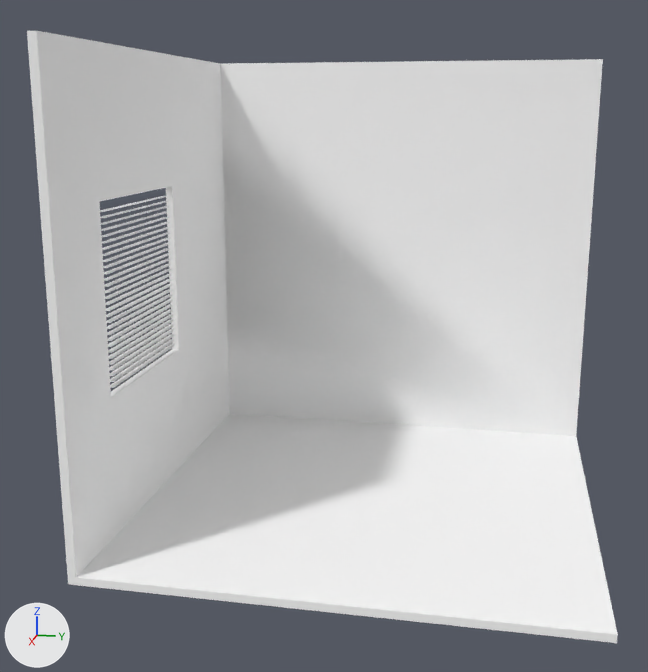
One commit to the COLLADA model source/three/hacker_room.dae: the scene before it, then after it.
Camera for both pictures: a 50 mm lens placed at (7.46, 2.37, 2.63), pointed at (1.64, 1.2, 1.18). Lighting does not change. The marker at lower left points along +X, +Y and +Z. Where no turn or scale is listed for an object, it has been applied to the vertices.

In view in the first picture: 'SketchUp'.
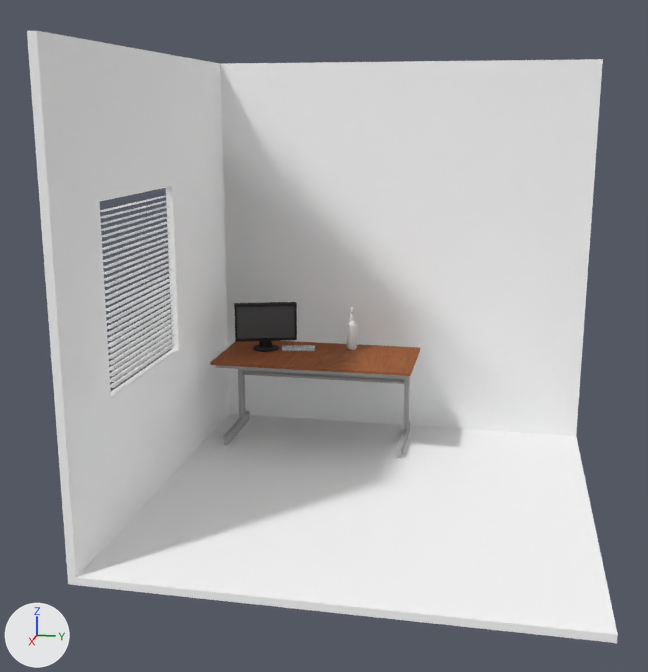
Commit message: hacker room

Pixel boxes (x1, y1, x2, y2) of what changed, in the pictures (648 x 672 px):
'JERKER_Schreibtisch', added: after (210, 341, 420, 458)
    faces in mat_wood_cherry (picture img_wood_cherry__jpg): (210, 341, 420, 376)
    faces in mat_material_8 (grey #b3b3b3): (216, 365, 410, 458)
'LCD_Panel', added (black): after (234, 302, 297, 342)
    faces in mat_0135_darkgray (dark grey #515151): (237, 306, 295, 339)
    faces in mat_0136_charcoal (black #232323): (234, 302, 297, 342)
'group_0', added: after (347, 307, 357, 350)
'LCD_Stand', added: after (253, 341, 279, 352)
'Apple_Wireless_Keyboard__US_layout_', added: after (282, 345, 315, 351)

Diff of the bpy script that builds the scene:
```diff
--- a/source/three/hacker_room.dae.py
+++ b/source/three/hacker_room.dae.py
@@ ob_group_0 @@
+ob_group_0 = bpy.data.objects.new('group_0', me_group_0)  # 432 vertices, 860 faces; spans x -0.049..0.036, y 0.017..0.102, z 0.0..0.36; in mat_laphroaigquartercask_bottle (its picture is missing)
+ob_group_0.location = (0.229, 1.1, 0.719)
@@ ob_apple_wireless_keyboard__us_layout @@
+ob_apple_wireless_keyboard__us_layout = bpy.data.objects.new('Apple_Wireless_Keyboard__US_layout_', me_apple_wireless_keyboard__us_layout)  # 4485 vertices, 9016 faces; spans x -0.155..0.027, y -0.163..0.136, z 0.0..0.018; in mat_keybd_rs (picture img_keybd_rs_png), mat_material (white #ffffff), mat_keybd_us (picture img_keybd_us_png), mat_keybd_ls (picture img_keybd_ls_png)
+ob_apple_wireless_keyboard__us_layout.location = (0.372, 0.731, 0.72)
@@ ob_lcd_stand @@
+ob_lcd_stand = bpy.data.objects.new('LCD_Stand', me_lcd_stand)  # 132 vertices, 278 faces; spans x -0.248..-0.028, y -0.038..0.182, z 0.0..0.162; in mat_0136_charcoal (black #232323)
+ob_lcd_stand.location = (0.488, 0.376, 0.72)
@@ ob_lcd_panel @@
+ob_lcd_panel = bpy.data.objects.new('LCD_Panel', me_lcd_panel)  # 179 vertices, 354 faces; spans x -0.198..0.0, y -0.006..0.491, z 0.0..0.33; in mat_0136_charcoal (black #232323), mat_0135_darkgray (dark grey #515151)
+ob_lcd_panel.location = (0.465, 0.214, 0.79)
@@ ob_jerker_schreibtisch @@
+ob_jerker_schreibtisch = bpy.data.objects.new('JERKER_Schreibtisch', me_jerker_schreibtisch)  # 88 vertices, 192 faces; spans x 0.0..0.8, y -1.6..0.0, z 0.0..0.72; in mat_material_8 (grey #b3b3b3), mat_wood_cherry (picture img_wood_cherry__jpg), mat_material (white #ffffff)
+ob_jerker_schreibtisch.location = (0.058, 1.72, 0.0)
```
